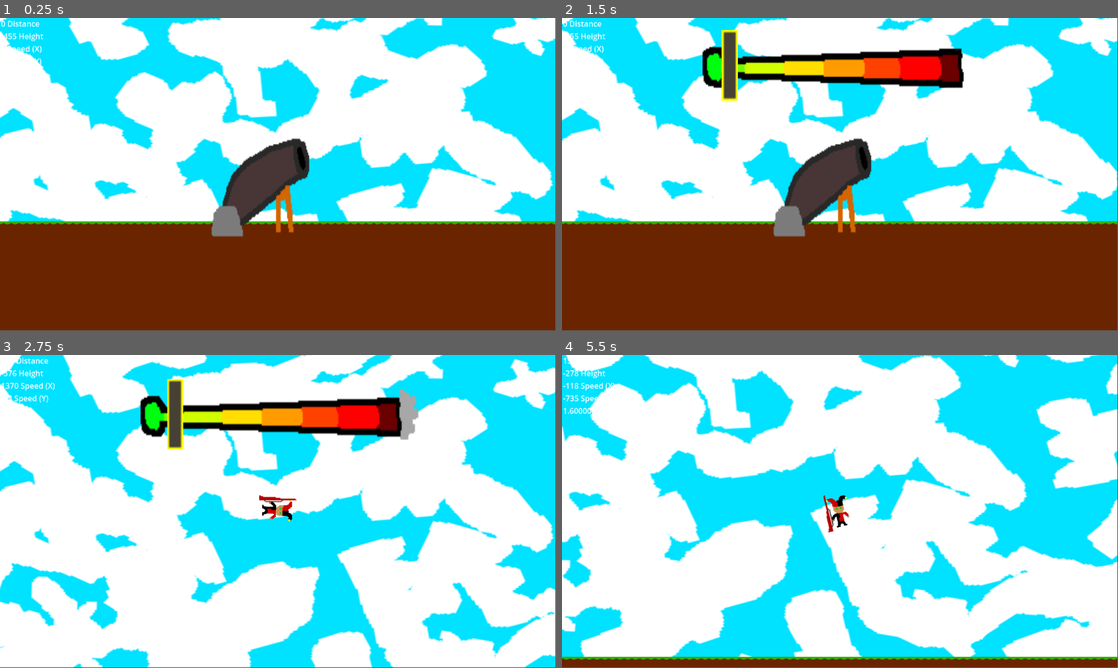
Above: before the commit, frames 1-4 (two rows, left to right).
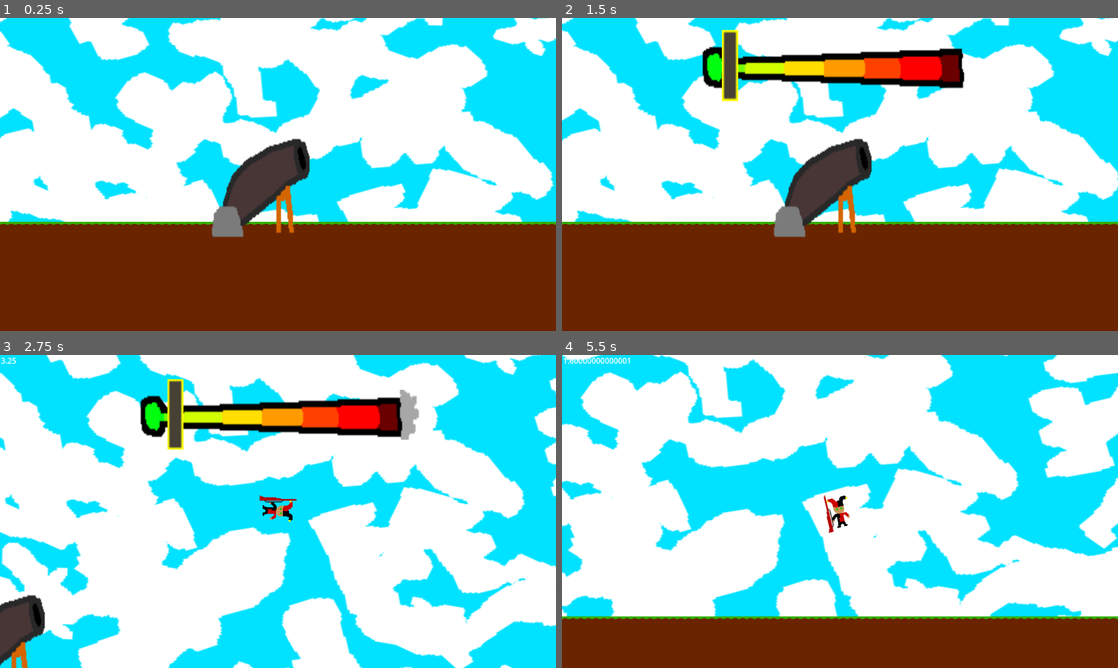
Above: after the commit, the same moments.

Repository: ZettaSimp/Learn-To-Clone
Game: Godot game, scene res://jester_launch_map.tscn
Same seed, same stepped clock (60 frames per second), same inputs: the game is played once before the commit and once after it.
Inputs:
- Up to frame 1 (0.25 s): no input
- Up to frame 2 (1.5 s): tap Enter (ui_accept) at 0.5, 1.35 s; hold Right (ui_right) 0.53-1.28 s; hold Enter (ui_accept) 0.53-1.28 s; hold Left (ui_left) from 1.28 s (still down)
- Up to frame 3 (2.75 s): tap Enter (ui_accept) at 1.52, 1.82 s; release Left (ui_left) at 2.03 s; hold Right (ui_right) from 2.03 s (still down); hold Enter (ui_accept) from 2.03 s (still down)
- Up to frame 4 (5.5 s): release Enter (ui_accept) at 2.78 s; tap Enter (ui_accept) at 2.85, 3.02, 3.32, 4.35, 4.52, 4.82 s; release Right (ui_right) at 3.53 s; hold Enter (ui_accept) 3.53-4.28 s; hold Left (ui_left) from 3.53 s (still down); hold Enter (ui_accept) from 5.03 s (still down)
The window is 799x449 before the commit and 800x450 after it. Grey fills any space a smaller window leaves; there, only what the larger window draws over its background counts as a difference.

The runs differ from the first frame. In frame 1, 3.0% of the frame differs, in the area x 0-100%, y 0-70%; in frame 2, 3.1%; in frame 3, 43%, in the area x 0-100%, y 0-100%; in frame 4, 35%.

Commit message:
Score_Board

Diff:
--- /dev/null
+++ b/Learn To Clone/Darkout.gd
@@ -0,0 +1,18 @@
+extends ColorRect
+
+
+# Called when the node enters the scene tree for the first time.
+func _ready():
+	pass # Replace with function body.
+
+
+# Called every frame. 'delta' is the elapsed time since the previous frame.
+func _process(delta):
+	if Globs.game_state > 0:
+		if get_self_modulate()[3] < 0.7:
+			set_self_modulate(Color(0,0,0,get_self_modulate()[3] + 0.7*delta))
+		else:
+			Globs.game_state = 2
+	else:
+		set_self_modulate(Color(0,0,0,0))
+	pass
--- a/Learn To Clone/Distance_Label.gd
+++ b/Learn To Clone/Distance_Label.gd
@@ -9,3 +9,4 @@
 # Called every frame. 'delta' is the elapsed time since the previous frame.
 func _process(_delta):
 	text = str(floor(Globs.glob_pos_jester[0])) + ' Distance\n' + str(floor(Globs.glob_pos_jester[1])-455) + ' Height\n' + str(floor(Globs.spd_jester[0])) + ' Speed (X)\n' + str(floor(Globs.spd_jester[1])) + ' Speed (Y)\n' + Globs.text
+	text = Globs.text
--- a/Learn To Clone/Globs.gd
+++ b/Learn To Clone/Globs.gd
@@ -5,7 +5,8 @@
 var glob_pos_jester = [0,0]
 var spd_jester = [0,0]
 var text = ''
-var cannon_level = 10
+var cannon_level = 1
+var game_state = 0
 # Called when the node enters the scene tree for the first time.
 func _ready():
 	pass # Replace with function body.
--- a/Learn To Clone/Jester.gd
+++ b/Learn To Clone/Jester.gd
@@ -53,9 +53,10 @@
 	if cannon_state == -1:
 		cbb.position.x += cbb_speed
 		cbb_speed += delta * 6
-		cannon_power = Globs.cannon_level * (int(1000 * (cbb.position.x/110)) % 1000)
-		if Input.is_action_just_pressed("ui_accept") or (cbb.position.x > 10 and cannon_power/Globs.cannon_level < 50):
-			speed = [cannon_power,-cannon_power]
+		cannon_power = Globs.cannon_level * (int(1000 * (float(cbb.position.x+100)/float(210))) % 1000)
+		Globs.text = str(cannon_power) + '\n' + str(cbb.position.x+100)
+		if Input.is_action_just_pressed("ui_accept") or (cbb.position.x > 10 and (cannon_power)/float(Globs.cannon_level) < 50):
+			speed = [cannon_power+100,-cannon_power-100]
 			Jest.rotation_degrees = 45
 			cannon_state = 0
 			bar_delay = 2
@@ -107,6 +108,7 @@
 			global_position.y = 455
 			if abs(speed[0]) < 5:
 				cannon_state = -4
+				Globs.game_state = 1
 	speed = [speed[0]-speed[0]*dragV.x*delta+speed[1]*dragV2.y*delta*sign(sin(glide_ang)),speed[1]-speed[1]*dragV.y*delta+speed[0]*dragV2.x*delta]
 	global_position.x += speed[0] * delta
 	global_position.y += speed[1] * delta
--- a/Learn To Clone/Jester.tscn
+++ b/Learn To Clone/Jester.tscn
@@ -8,6 +8,7 @@
 [ext_resource type="Texture2D" uid="uid://beuby2rhg2fqh" path="res://Sprites/Glider.png" id="6_hw7w4"]
 [ext_resource type="Texture2D" uid="uid://dcdf2jaagq3bu" path="res://Sprites/Cannon_Bar.png" id="7_n7idh"]
 [ext_resource type="Texture2D" uid="uid://b5ijke8crxr7d" path="res://Sprites/Cannon_Bar_Bar.png" id="8_h4ltp"]
+[ext_resource type="Script" path="res://Darkout.gd" id="9_knqxx"]
 
 [sub_resource type="CircleShape2D" id="CircleShape2D_gf6jv"]
 radius = 28.0
@@ -56,3 +57,13 @@
 position = Vector2(-101.532, -0.309179)
 scale = Vector2(1.80169, 1.41787)
 texture = ExtResource("8_h4ltp")
+
+[node name="Darkout" type="ColorRect" parent="."]
+self_modulate = Color(1, 1, 1, 0)
+z_index = 2
+offset_left = -1200.0
+offset_top = -1010.0
+offset_right = 1372.0
+offset_bottom = 926.0
+color = Color(0, 0, 0, 1)
+script = ExtResource("9_knqxx")
--- /dev/null
+++ b/Learn To Clone/Score_Board.gd
@@ -0,0 +1,28 @@
+extends Sprite2D
+
+@onready var day = 1
+@onready var dl = $Distance_Label
+@onready var hl = $Height_Label
+@onready var du = $Duration_Label
+@onready var tot = $Total
+@onready var dc = $Di_Cash
+@onready var hc = $MH_Cash
+@onready var duc = $Du_Cash
+@onready var totc = $Total_Cash
+@onready var day_l = $Day_Label
+# Called when the node enters the scene tree for the first time.
+func _ready():
+	pass # Replace with function body.
+
+
+# Called every frame. 'delta' is the elapsed time since the previous frame.
+func _process(delta):
+	day_l.text = 'Day ' + str(day)
+	if Globs.game_state == 2:
+		position.y += -300 * delta
+		if position.y < 400:
+			position.y = 400
+			Globs.game_state = 3
+	if Globs.game_state == 3:
+		totc.text = '100'
+	pass
--- a/Learn To Clone/jester_launch_map.tscn
+++ b/Learn To Clone/jester_launch_map.tscn
@@ -7,6 +7,7 @@
 [ext_resource type="Script" path="res://Place_Sky_And_Ground.gd" id="4_nsalf"]
 [ext_resource type="PackedScene" uid="uid://cfflrspbh2d1k" path="res://Jester.tscn" id="6_gf0sw"]
 [ext_resource type="Texture2D" uid="uid://ccdqxl0kaudh0" path="res://Sprites/Cannon.png" id="7_id3te"]
+[ext_resource type="PackedScene" uid="uid://vclilyny2f2p" path="res://score_board.tscn" id="8_lvd56"]
 
 [sub_resource type="TileSetAtlasSource" id="TileSetAtlasSource_d60d0"]
 texture = ExtResource("1_31we0")
@@ -49,3 +50,7 @@
 position = Vector2(-21.125, 340)
 scale = Vector2(1.9082, 2.85156)
 texture = ExtResource("7_id3te")
+
+[node name="Score_Board" parent="." instance=ExtResource("8_lvd56")]
+z_index = 4
+position = Vector2(0, 900)
--- a/Learn To Clone/project.godot
+++ b/Learn To Clone/project.godot
@@ -18,3 +18,7 @@
 [autoload]
 
 Globs="*res://Globs.gd"
+
+[display]
+
+window/stretch/mode="viewport"
--- /dev/null
+++ b/Learn To Clone/score_board.tscn
@@ -0,0 +1,85 @@
+[gd_scene load_steps=3 format=3 uid="uid://vclilyny2f2p"]
+
+[ext_resource type="Texture2D" uid="uid://cbowncdkwwfat" path="res://Sprites/Score Sheet.png" id="1_ff71i"]
+[ext_resource type="Script" path="res://Score_Board.gd" id="2_jihdw"]
+
+[node name="Score_Board" type="Sprite2D"]
+texture = ExtResource("1_ff71i")
+script = ExtResource("2_jihdw")
+
+[node name="Distance_Label" type="Label" parent="."]
+offset_left = -150.0
+offset_top = -47.0
+offset_right = 48.0
+offset_bottom = -24.0
+theme_override_colors/font_color = Color(0, 0, 0, 1)
+text = "Distance"
+
+[node name="Height_Label" type="Label" parent="."]
+offset_left = -150.0
+offset_top = -16.0
+offset_right = 48.0
+offset_bottom = 7.0
+theme_override_colors/font_color = Color(0, 0, 0, 1)
+text = "Max Height"
+
+[node name="Duration_Label" type="Label" parent="."]
+offset_left = -150.0
+offset_top = 15.0
+offset_right = 48.0
+offset_bottom = 38.0
+theme_override_colors/font_color = Color(0, 0, 0, 1)
+text = "Duration"
+
+[node name="Total" type="Label" parent="."]
+offset_left = -150.0
+offset_top = 47.0
+offset_right = 48.0
+offset_bottom = 70.0
+theme_override_colors/font_color = Color(0, 0, 0, 1)
+text = "TOTAL:"
+
+[node name="Di_Cash" type="Label" parent="."]
+offset_left = 60.0
+offset_top = -47.0
+offset_right = 100.0
+offset_bottom = -24.0
+theme_override_colors/font_color = Color(0, 0, 0, 1)
+text = "10
+"
+
+[node name="MH_Cash" type="Label" parent="."]
+offset_left = 60.0
+offset_top = -16.0
+offset_right = 100.0
+offset_bottom = 7.0
+theme_override_colors/font_color = Color(0, 0, 0, 1)
+text = "Cash
+"
+
+[node name="Du_Cash" type="Label" parent="."]
+offset_left = 60.0
+offset_top = 15.0
+offset_right = 100.0
+offset_bottom = 38.0
+theme_override_colors/font_color = Color(0, 0, 0, 1)
+text = "Cash
+"
+
+[node name="Total_Cash" type="Label" parent="."]
+offset_left = 60.0
+offset_top = 47.0
+offset_right = 100.0
+offset_bottom = 70.0
+theme_override_colors/font_color = Color(0, 0, 0, 1)
+text = "Cash
+"
+
+[node name="Day_Label" type="Label" parent="."]
+offset_left = -21.0
+offset_top = -78.0
+offset_right = 22.0
+offset_bottom = -55.0
+theme_override_colors/font_color = Color(0, 0, 0, 1)
+text = "Day 1"
+horizontal_alignment = 1
Not shown: 1 places in Learn To Clone/Jester.tscn that only renumber resources
Binary file added: Learn To Clone/Sprites/Score Sheet.png
Not shown, added: Learn To Clone/Sprites/Score Sheet.png.import
Not shown: 1 places in Learn To Clone/jester_launch_map.tscn that only renumber resources
